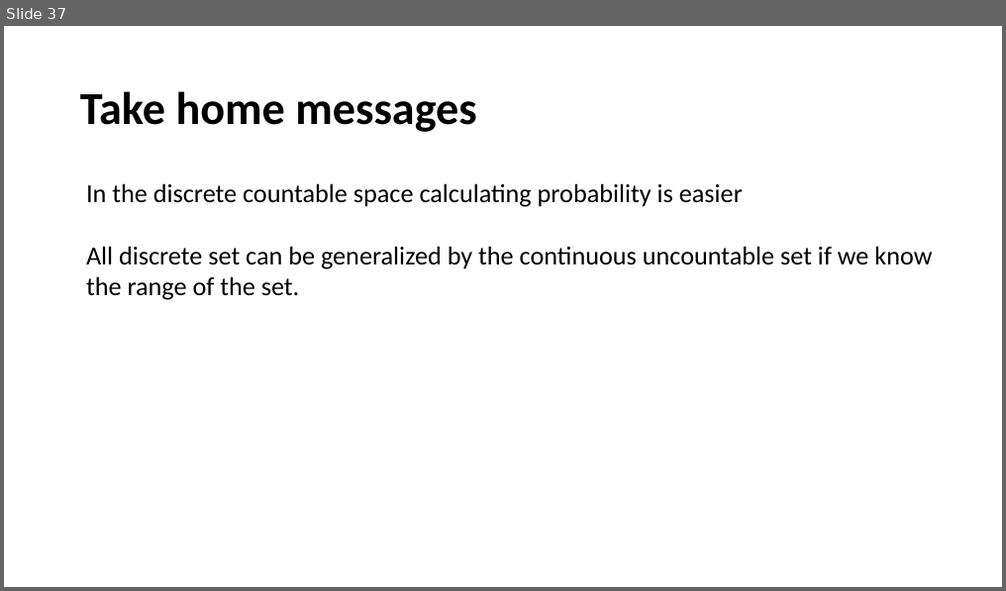
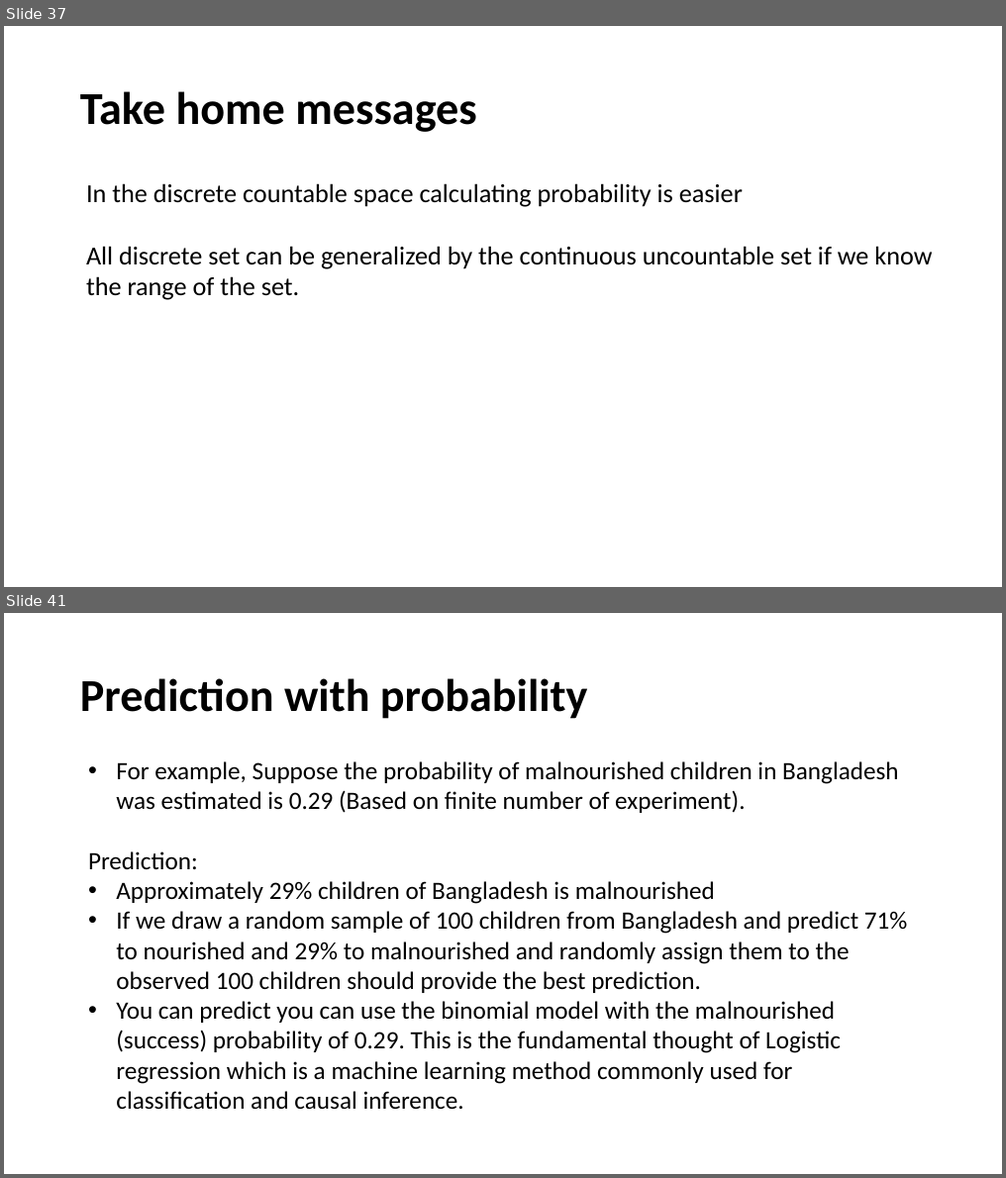
Before and after one commit to yushuf/TeamBeta, a slide deck: Presentation.pptx. Shown one above the other, each under a label of ours: slide 37 before the commit, slides 37 and 41 after it; the slides between them are not shown. The pictures are 1006x591 and 1006x1178 pixels, drawn with LibreOffice and Linux fonts; fonts in the diff are those of the drawing. Boxes give left, top, right and bottom in pixels: in the first picture for what was removed or moved away, otherwise in the second. Text is boxed around its words. In the diff, an @@ line names an element or a change of style, - is before the commit and + after.

Commit message:
Update Presentation.pptx
Probability Application added

```diff
--- a/Presentation.pptx
+++ b/Presentation.pptx
@@ slide 41 added at [4,613,1002,1174], background #FFFFFF @@
@@ title added at [80,678,588,719], 44 pt, text #000000, bold @@
+Prediction with probability
@@ text added at [88,761,908,1110], 24 pt, text #000000 @@
+• For example, Suppose the probability of malnourished children in Bangladesh was estimated is 0.29 (Based on finite number of experiment).
+Prediction:
+• Approximately 29% children of Bangladesh is malnourished
+• If we draw a random sample of 100 children from Bangladesh and predict 71% to nourished and 29% to malnourished and randomly assign them to the observed 100 children should provide the best prediction.
+• You can predict you can use the binomial model with the malnourished (success) probability of 0.29. This is the fundamental thought of Logistic regression which is a machine learning method commonly used for classification and causal inference.
```
Also in this commit, not shown: 3 other slides added.
